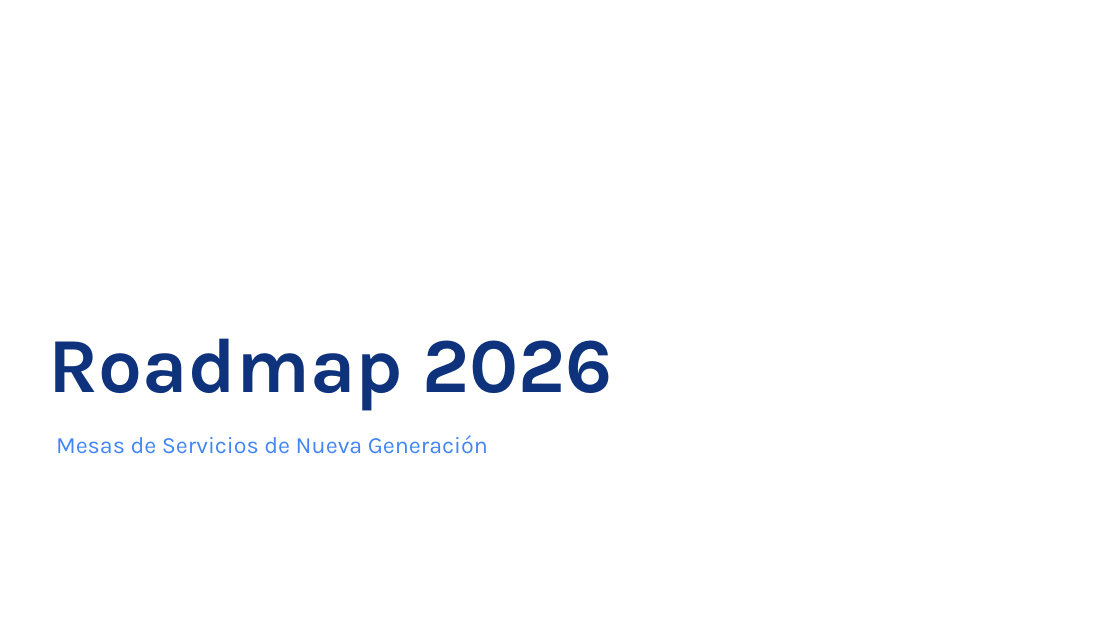
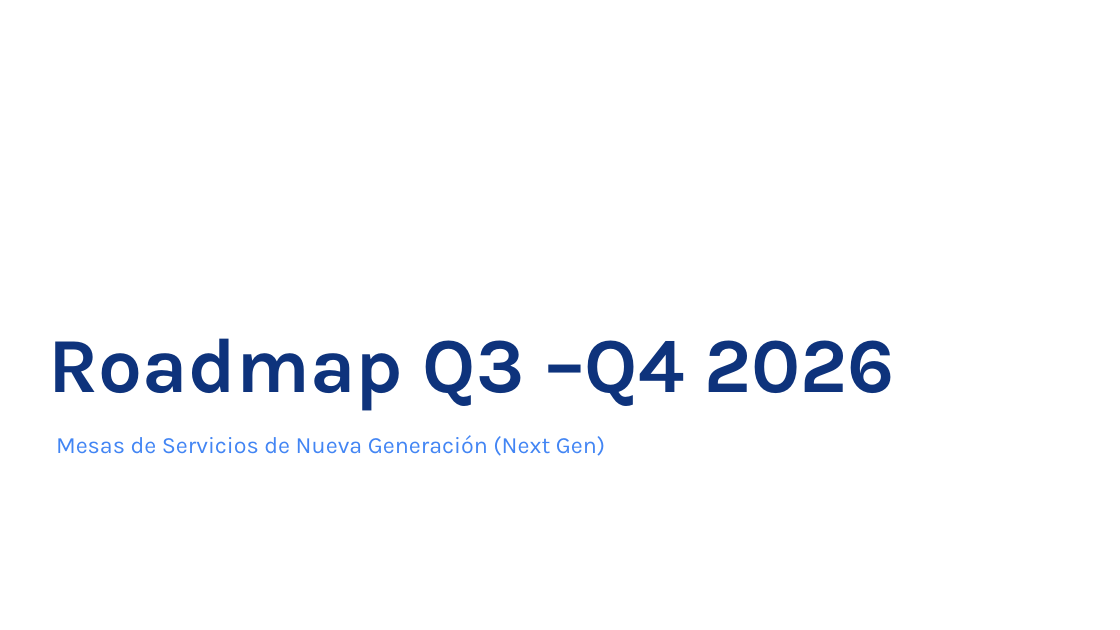
Before and after one commit to nataliazarthapersonalsoft/mesadeservicio-modernizacionaplicaciones, a slide deck: slide 12 of 04-planning/roadmaps/Mesa de Servicio Roadmap_v2.pptx (slide 7 before the commit). Drawn at 1120x630 pixels with LibreOffice and Linux fonts; fonts in the diff are those of the drawing; background and template pictures are left out. Boxes give left, top, right and bottom in pixels: in the first picture for what was removed or moved away, otherwise in the second. Text is boxed around its words. In the diff, an @@ line names an element or a change of style, - is before the commit and + after.

```diff
--- a/04-planning/roadmaps/Mesa de Servicio Roadmap_v2.pptx
+++ b/04-planning/roadmaps/Mesa de Servicio Roadmap_v2.pptx
@@ title at box(49, 338, 894, 410): text changed @@
-Roadmap 2026
+Roadmap Q3 –Q4 2026
@@ subtitle at box(56, 435, 605, 456): text changed @@
-Mesas de Servicios de Nueva Generación
+Mesas de Servicios de Nueva Generación (Next Gen)
```
Also in this commit, not shown: 9 other slides changed, 9 slides added, 6 slides removed, 5 other files.
